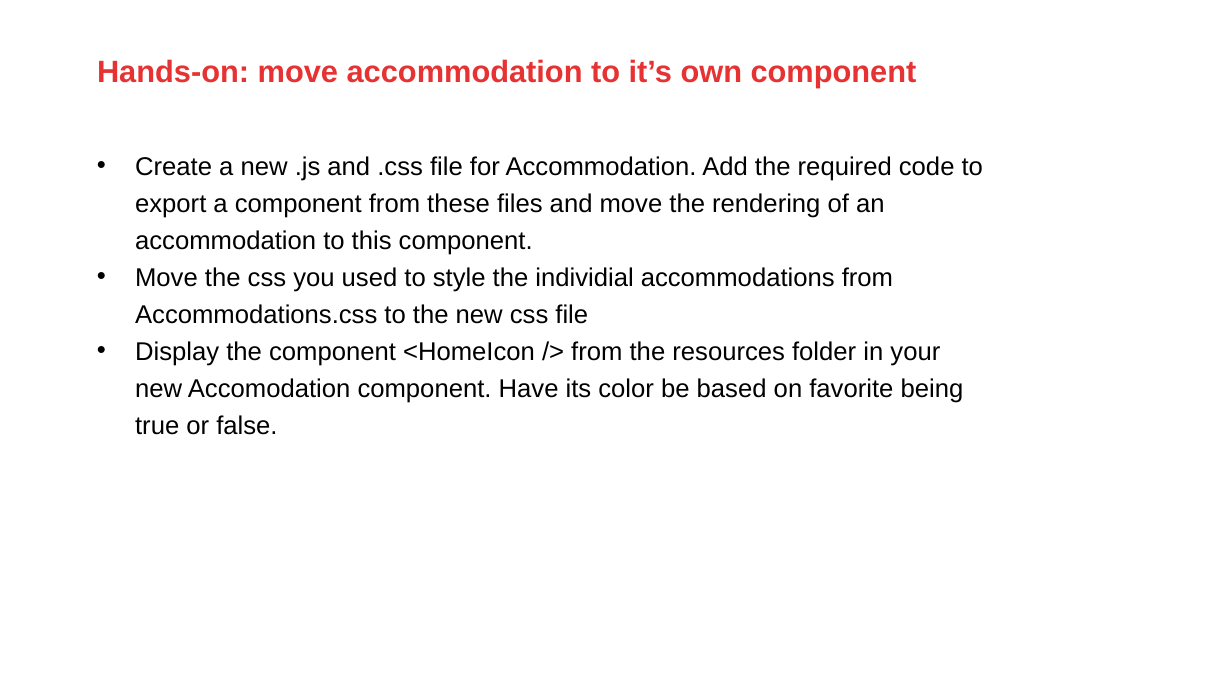
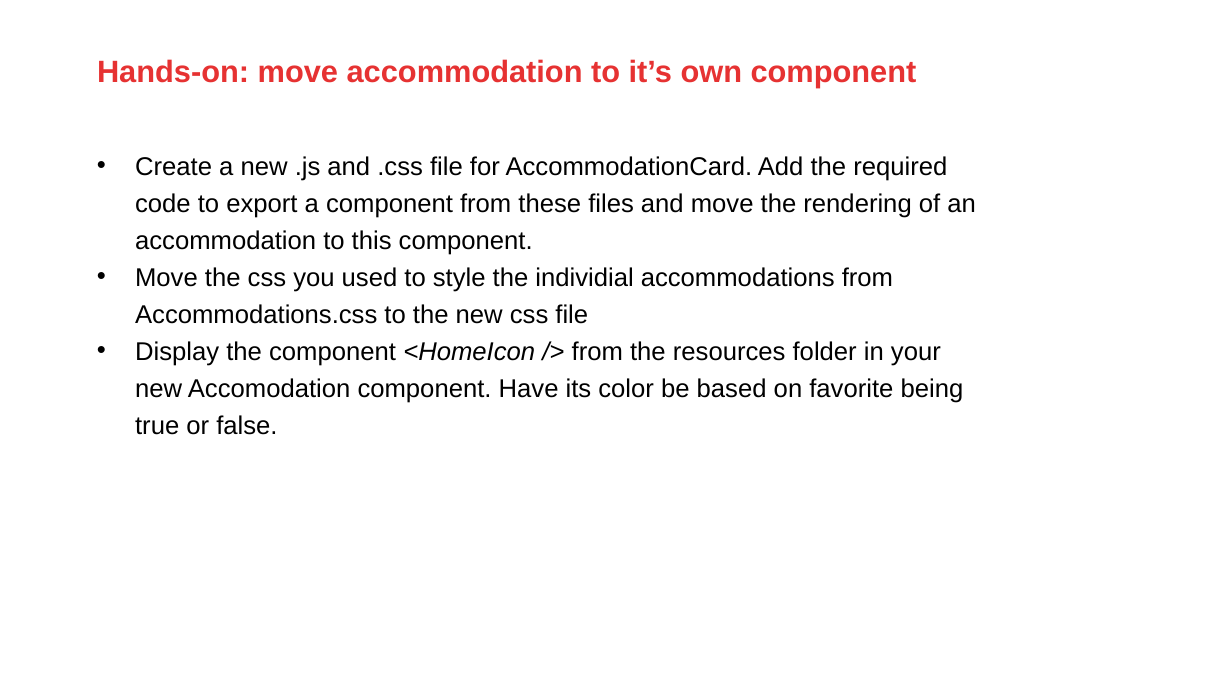
Before and after one commit to AMIS-Services/react-series, a slide deck: slide 14 of sig1/slides/SIG react 1.pptx (slide 13 before the commit). Drawn at 1232x693 pixels with LibreOffice and Linux fonts; fonts in the diff are those of the drawing; background and template pictures are left out. Boxes give left, top, right and bottom in pixels: in the first picture for what was removed or moved away, otherwise in the second. Text is boxed around its words. In the diff, an @@ line names an element or a change of style, - is before the commit and + after.

```diff
--- a/sig1/slides/SIG react 1.pptx
+++ b/sig1/slides/SIG react 1.pptx
@@ text at bbox=[135, 156, 976, 255]: text changed @@
-• Create a new .js and .css file for Accommodation. Add the required code to export a component from these files and move the rendering of an accommodation to this component.
+• Create a new .js and .css file for AccommodationCard. Add the required code to export a component from these files and move the rendering of an accommodation to this component.
@@ text at bbox=[135, 341, 964, 435]: italic on in "<HomeIcon />" @@
```
Also in this commit, not shown: 7 other slides changed, 1 slide added, 21 other files.
